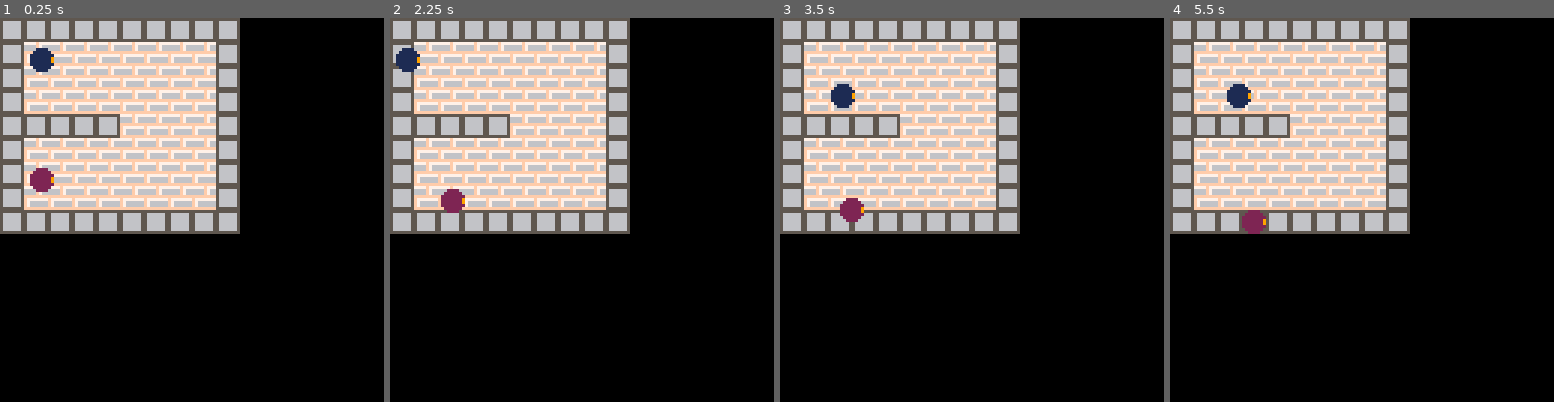
Above: before the commit, frames 1-4 (left to right).
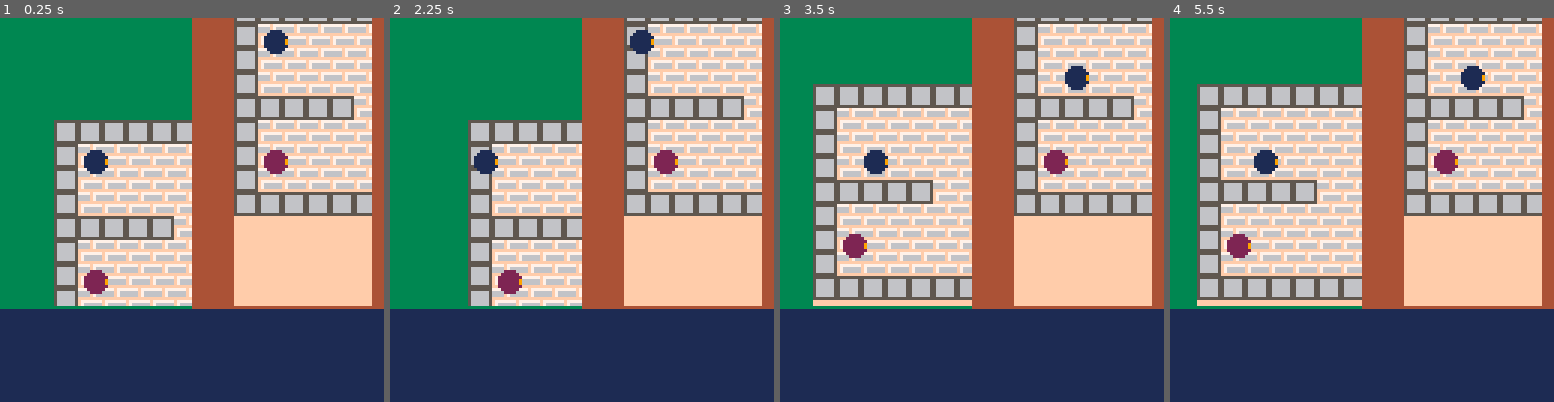
Above: after the commit, the same moments.

Repository: rik-cross/pico-8-battle
Game: PICO-8 cartridge battle.p8
Same seed, same stepped clock (60 frames per second), same inputs: the game is played once before the commit and once after it.
Inputs:
- Up to frame 1 (0.25 s): no input
- Up to frame 2 (2.25 s): tap O (Z key) at 0.33, 0.7, 1.43, 2.22 s; tap X (X key) at 1.07, 2.07 s; hold Left from 1.97 s (still down)
- Up to frame 3 (3.5 s): release Left at 2.37 s; tap X (X key) every 0.33 s from 2.4 to 3.4 s; hold Down 2.42-2.82 s; hold Right from 2.87 s (still down); tap O (Z key) at 3.1 s
- Up to frame 4 (5.5 s): release Right at 3.53 s; hold Up 3.58-4.08 s; tap X (X key) every 0.33 s from 3.73 to 5.4 s; tap O (Z key) at 3.98, 4.87 s; hold Right 4.13-4.53 s; hold Down 4.58-5.08 s; hold Left from 5.13 s (still down)

The runs differ from the first frame. In frame 1, 98% of the frame differs, in the area x 0-100%, y 0-100%; in frame 2, 98%; in frame 3, 98%; in frame 4, 98%.

Commit message:
Camera component added

Diff:
--- a/battle.p8
+++ b/battle.p8
@@ -15,6 +15,8 @@
   sprite=1,
   -- controls component
   controls={u=2,d=3,l=0,r=1},
+  -- camera component
+  cam={bg=3,x=0,y=0,w=8,h=12}
  })
 
  -- p2 entity
@@ -26,7 +28,9 @@
   -- graphics component
   sprite=2,
   -- controls component
-  controls={u=4,d=4,l=4,r=4}
+  controls={u=12,d=13,l=14,r=14},
+  -- camera component
+  cam={bg=4,x=60,y=0,w=8,h=12}
  })
 
 end
@@ -91,12 +95,31 @@
 
  cls()
 
- map(0,0)
+ rectfill(0, 0, 127, 127, 1)
 
  -- graphics system
- for e in all(world) do
-  if e["pos"] and e["sprite"] then
-   spr(e.sprite,e.pos.x,e.pos.y)
+ for z in all(world) do
+  if z["cam"] then
+
+   rectfill(z.cam.x*8,z.cam.y*8,z.cam.w*8,z.cam.h*8,z.cam.bg)
+
+   local map_x = z.cam.x + (z.cam.w*8)/2 - z.pos.x - 4
+   local map_y = z.cam.y + (z.cam.h*8)/2 - z.pos.y - 4
+
+   clip(z.cam.x,z.cam.y,z.cam.w*8,z.cam.h*8)
+
+   map(0,0,map_x,map_y)
+
+   for e in all(world) do
+    if e["pos"] and e["sprite"] then
+     -- if e["pos"]["x"] <  then
+      spr(e.sprite,e.pos.x + map_x,e.pos.y + map_y)
+     -- end
+    end
+   end
+
+   clip()
+
   end
  end
 
@@ -110,24 +133,28 @@
 00700700111111112222222200000000000000000000000000000000000000000000000000000000000000000000000000000000000000000000000000000000
 00000000011111100222222000000000000000000000000000000000000000000000000000000000000000000000000000000000000000000000000000000000
 00000000001111000022220000000000000000000000000000000000000000000000000000000000000000000000000000000000000000000000000000000000
-7777f777555555550000000000000000000000000000000000000000000000000000000000000000000000000000000000000000000000000000000000000000
-6666f766566666650000000000000000000000000000000000000000000000000000000000000000000000000000000000000000000000000000000000000000
-6666f766566666650000000000000000000000000000000000000000000000000000000000000000000000000000000000000000000000000000000000000000
-ffffffff566666650000000000000000000000000000000000000000000000000000000000000000000000000000000000000000000000000000000000000000
-f7777777566666650000000000000000000000000000000000000000000000000000000000000000000000000000000000000000000000000000000000000000
-f7666666566666650000000000000000000000000000000000000000000000000000000000000000000000000000000000000000000000000000000000000000
-f7666666566666650000000000000000000000000000000000000000000000000000000000000000000000000000000000000000000000000000000000000000
-ffffffff555555550000000000000000000000000000000000000000000000000000000000000000000000000000000000000000000000000000000000000000
+7777f77755555555ffffffff00000000000000000000000000000000000000000000000000000000000000000000000000000000000000000000000000000000
+6666f76656666665ffffffff00000000000000000000000000000000000000000000000000000000000000000000000000000000000000000000000000000000
+6666f76656666665ffffffff00000000000000000000000000000000000000000000000000000000000000000000000000000000000000000000000000000000
+ffffffff56666665ffffffff00000000000000000000000000000000000000000000000000000000000000000000000000000000000000000000000000000000
+f777777756666665ffffffff00000000000000000000000000000000000000000000000000000000000000000000000000000000000000000000000000000000
+f766666656666665ffffffff00000000000000000000000000000000000000000000000000000000000000000000000000000000000000000000000000000000
+f766666656666665ffffffff00000000000000000000000000000000000000000000000000000000000000000000000000000000000000000000000000000000
+ffffffff55555555ffffffff00000000000000000000000000000000000000000000000000000000000000000000000000000000000000000000000000000000
 __gff__
 0000000000000000000000000000000000010000000000000000000000000000000000000000000000000000000000000000000000000000000000000000000000000000000000000000000000000000000000000000000000000000000000000000000000000000000000000000000000000000000000000000000000000000
 0000000000000000000000000000000000000000000000000000000000000000000000000000000000000000000000000000000000000000000000000000000000000000000000000000000000000000000000000000000000000000000000000000000000000000000000000000000000000000000000000000000000000000
 __map__
-1111111111111111111100000000000000000000000000000000000000000000000000000000000000000000000000000000000000000000000000000000000000000000000000000000000000000000000000000000000000000000000000000000000000000000000000000000000000000000000000000000000000000000
-1110101010101010101100000000000000000000000000000000000000000000000000000000000000000000000000000000000000000000000000000000000000000000000000000000000000000000000000000000000000000000000000000000000000000000000000000000000000000000000000000000000000000000
-1110101010101010101100000000000000000000000000000000000000000000000000000000000000000000000000000000000000000000000000000000000000000000000000000000000000000000000000000000000000000000000000000000000000000000000000000000000000000000000000000000000000000000
-1110101010101010101100000000000000000000000000000000000000000000000000000000000000000000000000000000000000000000000000000000000000000000000000000000000000000000000000000000000000000000000000000000000000000000000000000000000000000000000000000000000000000000
-1111111111101010101100000000000000000000000000000000000000000000000000000000000000000000000000000000000000000000000000000000000000000000000000000000000000000000000000000000000000000000000000000000000000000000000000000000000000000000000000000000000000000000
-1110101010101010101100000000000000000000000000000000000000000000000000000000000000000000000000000000000000000000000000000000000000000000000000000000000000000000000000000000000000000000000000000000000000000000000000000000000000000000000000000000000000000000
-1110101010101010101100000000000000000000000000000000000000000000000000000000000000000000000000000000000000000000000000000000000000000000000000000000000000000000000000000000000000000000000000000000000000000000000000000000000000000000000000000000000000000000
-1110101010101010101100000000000000000000000000000000000000000000000000000000000000000000000000000000000000000000000000000000000000000000000000000000000000000000000000000000000000000000000000000000000000000000000000000000000000000000000000000000000000000000
-1111111111111111111100000000000000000000000000000000000000000000000000000000000000000000000000000000000000000000000000000000000000000000000000000000000000000000000000000000000000000000000000000000000000000000000000000000000000000000000000000000000000000000
+1111111111111111111112121212121212121212121212121212121212121212121212121212121200000000000000000000000000000000000000000000000000000000000000000000000000000000000000000000000000000000000000000000000000000000000000000000000000000000000000000000000000000000
+1110101010101010101112121212121212121212121212121212121212121212121212121212121200000000000000000000000000000000000000000000000000000000000000000000000000000000000000000000000000000000000000000000000000000000000000000000000000000000000000000000000000000000
+1110101010101010101112121212121212121212121212121212121212121212121212121212121200000000000000000000000000000000000000000000000000000000000000000000000000000000000000000000000000000000000000000000000000000000000000000000000000000000000000000000000000000000
+1110101010101010101112121212121212121212121212121212121212121212121212121212121200000000000000000000000000000000000000000000000000000000000000000000000000000000000000000000000000000000000000000000000000000000000000000000000000000000000000000000000000000000
+1111111111101010101112121212121212121212121212121212121212121212121212121212121200000000000000000000000000000000000000000000000000000000000000000000000000000000000000000000000000000000000000000000000000000000000000000000000000000000000000000000000000000000
+1110101010101010101112121212121212121212121212121212121212121212121212121212121200000000000000000000000000000000000000000000000000000000000000000000000000000000000000000000000000000000000000000000000000000000000000000000000000000000000000000000000000000000
+1110101010101010101112121212121212121212121212121212121212121212121212121212121200000000000000000000000000000000000000000000000000000000000000000000000000000000000000000000000000000000000000000000000000000000000000000000000000000000000000000000000000000000
+1110101010101010101112121212121212121212121212121212121212121212121212121212121200000000000000000000000000000000000000000000000000000000000000000000000000000000000000000000000000000000000000000000000000000000000000000000000000000000000000000000000000000000
+1111111111111111111112121212121212121212121212121212121212121212121212121212121200000000000000000000000000000000000000000000000000000000000000000000000000000000000000000000000000000000000000000000000000000000000000000000000000000000000000000000000000000000
+1212121212121212121212121212121212121212121212121212121212121212121212121212121200000000000000000000000000000000000000000000000000000000000000000000000000000000000000000000000000000000000000000000000000000000000000000000000000000000000000000000000000000000
+1212121212121212121212121212121212121212121212121212121212121212121212121212121200000000000000000000000000000000000000000000000000000000000000000000000000000000000000000000000000000000000000000000000000000000000000000000000000000000000000000000000000000000
+1212121212121212121212121212121212121212121212121212121212121212121212121212121200000000000000000000000000000000000000000000000000000000000000000000000000000000000000000000000000000000000000000000000000000000000000000000000000000000000000000000000000000000
+1212121212121212121212121212121212121212121212121212121212121212121212121212121200000000000000000000000000000000000000000000000000000000000000000000000000000000000000000000000000000000000000000000000000000000000000000000000000000000000000000000000000000000
